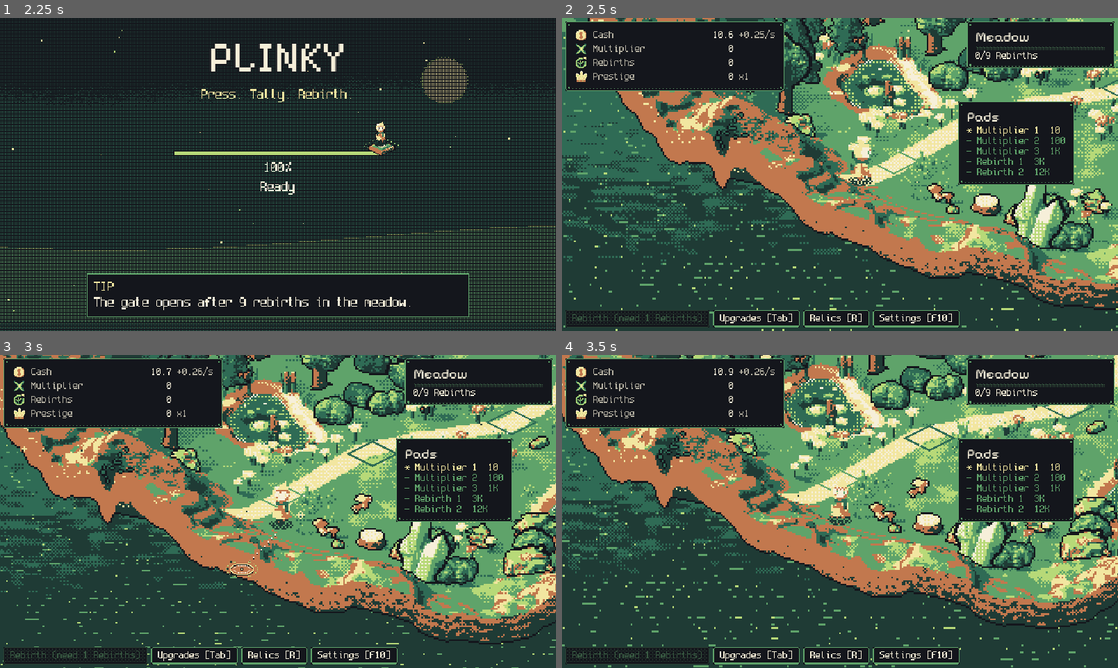
Above: before the commit, frames 1-4 (two rows, left to right).
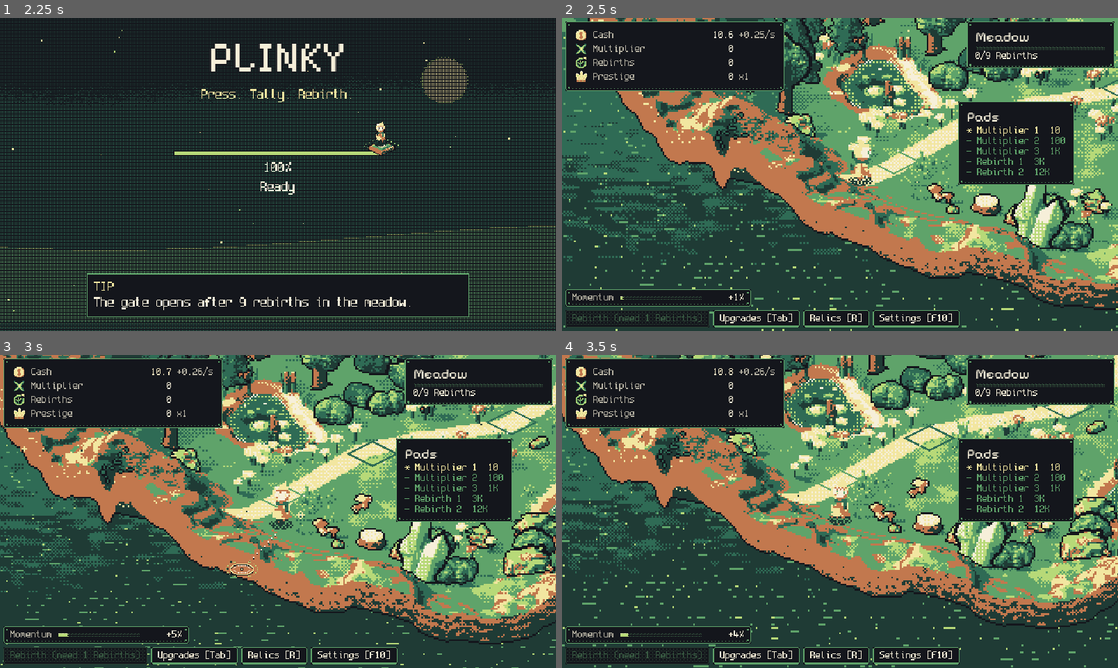
Above: after the commit, the same moments.

Repository: FreezingShock/Plinky
Game: Godot game, scene res://boot/boot.tscn
The game is run twice, just before and just after one commit, with the same random seed, the same clock (stepped at 60 frames per second) and the same inputs.
Inputs (mouse positions are in pixels of both pictures, inside the frame that each line leads up to):
- Up to frame 1 (2.25 s): tap Enter (ui_accept) at 0.5, 0.77, 1.07 s; move the mouse to (400, 158) at 0.52 s; hold D 0.53-1.25 s; tap Space at 0.6 s; click (400, 158) at 0.67 s; drag from (166, 190) to (250, 237) at 1.27 s; move the mouse to (333, 105) at 2.02 s; hold D from 2.03 s (still down); tap 2 at 2.1 s; click (333, 105) at 2.17 s
- Up to frame 2 (2.5 s): keep holding D
- Up to frame 3 (3 s): release D at 2.75 s; drag from (250, 574) to (111, 464) at 2.77 s
- Up to frame 4 (3.5 s): no input

Frame 1 is identical in both runs. In frame 2, 1.9% of the frame differs, in the area x 0-34%, y 86-93%; in frame 3, 1.9%, in the area x 0-34%, y 4-93%; in frame 4, 1.9%.

Commit message:
Rolling HUD counters, floating stat gains, momentum meter behind a setting
Co-Authored-By: Claude Sonnet 5.5 <noreply@anthropic.com>
Claude-Session: https://claude.ai/code/session_01Pmx9dWiKFGcToJwo79WN5Z

Diff:
--- a/tests/run.gd
+++ b/tests/run.gd
@@ -15,6 +15,7 @@
 	"res://tests/test_boot.gd",
 	"res://tests/test_life.gd",
 	"res://tests/test_walk.gd",
+	"res://tests/test_roll.gd",
 ]
 
 
--- /dev/null
+++ b/tests/test_roll.gd
@@ -0,0 +1,39 @@
+extends RefCounted
+
+func run(t: Object) -> void:
+	# step() eases toward the target and lands on it
+	var s: BigNum = BigNum.zero()
+	var to: BigNum = BigNum.from_float(1000.0)
+	var first: BigNum = RollValue.step(s, to, 1.0 / 30.0)
+	t.ok(first.gt(s) and first.lt(to), "step moves partway")
+	var n: int = 0
+	while not s.eq(to) and n < 400:
+		s = RollValue.step(s, to, 1.0 / 30.0)
+		n += 1
+	t.ok(s.eq(to) and n < 400, "step reaches the target")
+	# rolls down too (spending, rebirth reset)
+	var d: BigNum = RollValue.step(BigNum.from_float(500.0), BigNum.zero(), 1.0 / 30.0)
+	t.ok(d.lt(BigNum.from_float(500.0)) and d.gt(BigNum.zero()), "step rolls down")
+	# works at huge magnitudes
+	var big: BigNum = RollValue.step(BigNum.make(1.0, 60), BigNum.make(2.0, 60), 1.0 / 30.0)
+	t.ok(big.gt(BigNum.make(1.0, 60)) and big.lt(BigNum.make(2.0, 60)), "step at 1e60")
+	# gain ratio
+	t.eq(RollValue.gain_ratio(BigNum.zero(), BigNum.one()), 1.0, "gain onto zero counts as 1")
+	t.ok(absf(RollValue.gain_ratio(BigNum.from_float(100.0), BigNum.from_float(25.0)) - 0.25) < 0.001, "gain ratio")
+	# RollValue: first value is shown at once, small gains do not emit, big ones do
+	var rv := RollValue.new()
+	var got: Array[String] = []
+	rv.big_gain.connect(func(a: BigNum) -> void: got.append(a.format()))
+	rv.set_target(BigNum.from_float(100.0))
+	t.eq(rv.text, "100", "first value is not rolled")
+	rv.set_target(BigNum.from_float(102.0))
+	t.eq(got.size(), 0, "small gain does not float")
+	rv.set_target(BigNum.from_float(202.0))
+	t.eq(got, ["100"] as Array[String], "big gain floats once")
+	# whole-number stats never show fractions while rolling
+	rv.shown = BigNum.from_float(150.7)
+	rv._show()
+	t.eq(rv.text, "150", "whole stat floors while rolling")
+	rv.free()
+	# setting is on by default
+	t.ok(DisplaySettings.momentum_meter, "momentum meter defaults on")
--- a/ui/display_panel.gd
+++ b/ui/display_panel.gd
@@ -10,6 +10,7 @@
 var _window_btn: PixelButton
 var _full_btn: PixelButton
 var _hint: Label
+var _momentum_btn: PixelButton
 
 
 func bind(win: Window) -> void:
@@ -49,6 +50,13 @@
 		DisplaySettings.set_fullscreen(_win, true)
 		refresh())
 
+	v.add_child(_caption("HUD"))
+	_momentum_btn = PixelButton.new()
+	_momentum_btn.pressed.connect(func() -> void:
+		DisplaySettings.set_momentum_meter(not DisplaySettings.momentum_meter)
+		refresh())
+	v.add_child(_momentum_btn)
+
 	_hint = Label.new()
 	_hint.custom_minimum_size.x = 220
 	_hint.autowrap_mode = TextServer.AUTOWRAP_WORD
@@ -85,6 +93,7 @@
 	_wide_btn.text = _tag(mode == DisplaySettings.Scale.WIDE, "Wide view")
 	_window_btn.text = _tag(not DisplaySettings.fullscreen, "Windowed")
 	_full_btn.text = _tag(DisplaySettings.fullscreen, "Fullscreen")
+	_momentum_btn.text = "Momentum meter: " + ("on" if DisplaySettings.momentum_meter else "off")
 	if mode == DisplaySettings.Scale.FIT:
 		_hint.text = "Fit fills the window at any size. Texels can differ by one pixel. F11 toggles fullscreen."
 	elif not DisplaySettings.pixel_active(_win):
--- a/ui/display_settings.gd
+++ b/ui/display_settings.gd
@@ -21,6 +21,8 @@
 static var bleed_ready: bool = true
 static var scale_mode: int = Scale.FIT
 static var fullscreen: bool = false
+## HUD momentum meter. On by default; Nathan is still deciding whether it stays.
+static var momentum_meter: bool = true
 static var _loaded: bool = false
 
 
@@ -33,6 +35,7 @@
 		return
 	scale_mode = clampi(int(cfg.get_value(SECTION, "scale", Scale.FIT)), Scale.PIXEL, Scale.WIDE)
 	fullscreen = bool(cfg.get_value(SECTION, "fullscreen", false))
+	momentum_meter = bool(cfg.get_value(SECTION, "momentum_meter", true))
 	# Saves before version 2 stored Pixel perfect, which was the old default. Reset that once to Fit, so a stale
 	# Pixel setting can't leave the view stepping in whole multiples. Pixel perfect is still there in the panel.
 	if int(cfg.get_value(SECTION, "version", 1)) < SETTINGS_VERSION:
@@ -45,6 +48,7 @@
 	cfg.set_value(SECTION, "version", SETTINGS_VERSION)
 	cfg.set_value(SECTION, "scale", scale_mode)
 	cfg.set_value(SECTION, "fullscreen", fullscreen)
+	cfg.set_value(SECTION, "momentum_meter", momentum_meter)
 	cfg.save(PATH)
 
 
@@ -116,3 +120,9 @@
 static func toggle_fullscreen(win: Window) -> void:
 	load_settings()
 	set_fullscreen(win, not fullscreen)
+
+
+static func set_momentum_meter(on: bool) -> void:
+	load_settings()
+	momentum_meter = on
+	save_settings()
--- a/ui/dither_bar.gd
+++ b/ui/dither_bar.gd
@@ -10,6 +10,14 @@
 		v = clampf(v, 0.0, 1.0)
 		if v != value:
 			value = v
+			queue_redraw()
+
+
+## Fill colour. Left transparent it falls back to the good role.
+var fill: Color = Color(0, 0, 0, 0):
+	set(v):
+		if v != fill:
+			fill = v
 			queue_redraw()
 
 
@@ -26,12 +34,13 @@
 		for x in w - 2:
 			if BAYER[((y + 1) % 4) * 4 + ((x + 1) % 4)] < 5:
 				draw_rect(Rect2(x + 1, y + 1, 1, 1), track)
+	var fc: Color = fill if fill.a > 0.0 else RelicStyle.good
 	var f: int = int(float(w - 2) * value)
 	if f > 0:
-		draw_rect(Rect2(1, 1, f, 4), RelicStyle.good)
+		draw_rect(Rect2(1, 1, f, 4), fc)
 		for x in range(0, f, 2):
 			draw_rect(Rect2(1 + x, 1, 1, 1), RelicStyle.text)
 		# dithered leading edge
 		for y in 4:
 			if f + 1 < w - 1 and BAYER[((y + 1) % 4) * 4 + ((f + 1) % 4)] < 8:
-				draw_rect(Rect2(1 + f, 1 + y, 1, 1), RelicStyle.good)
+				draw_rect(Rect2(1 + f, 1 + y, 1, 1), fc)
--- a/ui/fx/fx_config.gd
+++ b/ui/fx/fx_config.gd
@@ -7,6 +7,13 @@
 const POPUP_LIFE := 0.8
 const POPUP_RISE_TEXELS := 18.0
 const COUNTER_TICK_TIME := 0.35
+## Rolling counters: time constant of the ease (s), snap distance (relative), and the gain size that earns a float.
+const ROLL_TIME := 0.16
+const ROLL_SNAP := 0.002
+const ROLL_HZ := 30.0
+const BIG_GAIN_RATIO := 0.15
+const BIG_GAIN_FLASH := 0.35
+const SMALL_GAIN_FLASH := 0.12
 const SHAKE_DECAY := 6.0
 const SHAKE_MAX_TEXELS := 3.0
 const FLASH_FRAMES := 3
--- a/ui/fx/popup_number.gd
+++ b/ui/fx/popup_number.gd
@@ -8,13 +8,18 @@
 static var ui_theme: Theme  # set by fx_bus from the Main control's theme
 
 static func spawn(parent: Node, pos: Vector2, amount: float, big := false) -> PopupNumber:
+	return spawn_text(parent, pos, "+" + NumberFormat.short(amount), big)
+
+## Same popup with ready-made text (BigNum gains, "+3 Prestige"). Under a Control parent the theme is inherited.
+static func spawn_text(parent: Node, pos: Vector2, label: String, big := false) -> PopupNumber:
 	var p := PopupNumber.new()
-	p.text = "+" + NumberFormat.short(amount)
+	p.text = label
 	p.position = FxConfig.snap(pos)
 	p.z_index = 100
 	# Font, colour and outline come from plinky_theme.tres (PopupLabel = Pixelify Sans 16),
 	# so they re-tint per zone. Nearest filtering keeps glyph edges hard.
-	p.theme = ui_theme
+	if ui_theme != null:
+		p.theme = ui_theme
 	p.theme_type_variation = &"PopupLabel"
 	p.texture_filter = CanvasItem.TEXTURE_FILTER_NEAREST
 	p.mouse_filter = Control.MOUSE_FILTER_IGNORE
--- /dev/null
+++ b/ui/fx/roll_value.gd
@@ -0,0 +1,89 @@
+class_name RollValue
+extends Label
+## Rolling stat counter. Call set_target() with the real BigNum; the shown number eases toward it in
+## 30 Hz steps (pixel feel), flashes on a gain, and emits big_gain when a jump is large.
+## Whole-number stats roll in whole numbers. The first value is shown at once, never rolled up from zero.
+
+signal big_gain(amount: BigNum)
+
+var target: BigNum = BigNum.zero()
+var shown: BigNum = BigNum.zero()
+var _primed: bool = false
+var _whole: bool = false
+var _accum: float = 0.0
+var _flash: Tween
+
+
+## One ease step. Pure, so tests can run it without a scene.
+static func step(from: BigNum, to: BigNum, dt: float) -> BigNum:
+	var diff: BigNum = to.sub(from)
+	if diff.is_zero():
+		return to
+	var ref: BigNum = to if not to.is_zero() else from
+	if absf(diff.div(ref).to_float()) < FxConfig.ROLL_SNAP:
+		return to
+	var k: float = 1.0 - exp(-dt / FxConfig.ROLL_TIME)
+	return from.add(diff.mul(BigNum.from_float(k)))
+
+
+## Gain relative to the value before it. A gain onto zero counts as 1.
+static func gain_ratio(before: BigNum, gain: BigNum) -> float:
+	if before.is_zero():
+		return 1.0
+	return gain.div(before).to_float()
+
+
+func _ready() -> void:
+	texture_filter = CanvasItem.TEXTURE_FILTER_NEAREST
+
+
+func set_target(v: BigNum) -> void:
+	if not _primed:
+		_primed = true
+		target = v
+		shown = v
+		_whole = _is_whole(v)
+		_show()
+		return
+	if v.gt(target):
+		var gain: BigNum = v.sub(target)
+		var ratio: float = gain_ratio(target, gain)
+		_flash_gain(ratio >= FxConfig.BIG_GAIN_RATIO)
+		if ratio >= FxConfig.BIG_GAIN_RATIO:
+			big_gain.emit(gain)
+	target = v
+	_whole = _is_whole(v)
+
+
+func _process(delta: float) -> void:
+	_accum += delta
+	if _accum < 1.0 / FxConfig.ROLL_HZ:
+		return
+	var dt: float = _accum
+	_accum = 0.0
+	if shown.eq(target):
+		return
+	shown = step(shown, target, dt)
+	_show()
+
+
+func _show() -> void:
+	var d: BigNum = shown
+	if _whole and d.e < 15:
+		d = BigNum.from_float(floorf(d.to_float()))
+	text = d.format()
+
+
+func _is_whole(v: BigNum) -> bool:
+	return v.e < 15 and v.to_float() == floorf(v.to_float())
+
+
+func _flash_gain(big: bool) -> void:
+	if FxConfig.reduce_flashing or not is_inside_tree():
+		return
+	if _flash != null and _flash.is_valid():
+		_flash.kill()
+	var hot: Color = RelicStyle.accent if big else RelicStyle.text
+	modulate = Color(hot.r, hot.g, hot.b, modulate.a)
+	_flash = create_tween()
+	_flash.tween_property(self, "modulate", Color.WHITE, FxConfig.BIG_GAIN_FLASH if big else FxConfig.SMALL_GAIN_FLASH)
--- a/ui/hud.gd
+++ b/ui/hud.gd
@@ -28,6 +28,7 @@
 var _zones_key: String = ""
 var _pad_list: PadList
 var _gate_bar: DitherBar
+var _momentum: MomentumMeter
 
 
 func setup(p_sim: Sim) -> void:
@@ -40,6 +41,9 @@
 	_build_bottom()
 	_build_upgrades()
 	_build_pad_list()
+	_momentum = MomentumMeter.new()
+	add_child(_momentum)
+	_momentum.setup(sim)
 	_offline = Label.new()
 	_offline.theme_type_variation = &"CaptionLabel"
 	_offline.position = Vector2(8, 282)
@@ -94,7 +98,8 @@
 		name_l.custom_minimum_size.x = 66
 		name_l.modulate = Color(1, 1, 1, 0.7)
 		h.add_child(name_l)
-		var val := Label.new()
+		var val := RollValue.new()
+		val.big_gain.connect(_float_gain.bind(val, def.display_name, sid))
 		val.custom_minimum_size.x = 90
 		val.horizontal_alignment = HORIZONTAL_ALIGNMENT_RIGHT
 		h.add_child(val)
@@ -103,6 +108,14 @@
 		h.add_child(rate)
 		_rows[sid] = [val, rate]
 	_prestige_label = _rows.get(&"prestige", [null, null])[1]
+
+
+## Big jumps in a stat float up beside its counter. Cash is left out: every press already pops its own number.
+func _float_gain(amount: BigNum, val: RollValue, stat_name: String, sid: StringName) -> void:
+	if sid == &"cash":
+		return
+	var at: Vector2 = val.global_position - global_position + Vector2(val.size.x * 0.5, -6.0)
+	PopupNumber.spawn_text(self, at, "+%s %s" % [amount.format(), stat_name], true)
 
 
 func _build_gate() -> void:
@@ -220,6 +233,10 @@
 		var gp: Vector2 = Vector2(frame.x - _gate_panel.size.x - 4.0, 4.0)
 		if _gate_panel.position != gp:
 			_gate_panel.position = gp
+	if _bottom != null and _momentum != null:
+		var mp: Vector2 = Vector2(4.0, frame.y - _bottom.size.y - _momentum.size.y - 8.0)
+		if _momentum.position != mp:
+			_momentum.position = mp
 	if _bottom != null:
 		var bp: Vector2 = Vector2(4.0, frame.y - _bottom.size.y - 4.0)
 		if _bottom.position != bp:
@@ -229,7 +246,7 @@
 func _refresh() -> void:
 	for sid: StringName in _rows:
 		var pair: Array = _rows[sid]
-		(pair[0] as Label).text = sim.get_stat(sid).format()
+		(pair[0] as RollValue).set_target(sim.get_stat(sid))
 		var inc: BigNum = sim.income_per_second(sid)
 		(pair[1] as Label).text = "+%s/s" % inc.format() if not inc.is_zero() else ""
 	if _prestige_label != null:
--- /dev/null
+++ b/ui/momentum_meter.gd
@@ -0,0 +1,56 @@
+class_name MomentumMeter
+extends PanelContainer
+## Walking charges momentum (0..1), standing drains it. Shows the bar and the income bonus it gives.
+## Behind DisplaySettings.momentum_meter (on by default), so Nathan can judge it and switch it off.
+
+const BAR_WIDTH: float = 96.0
+
+var _sim: Sim
+var _bar: DitherBar
+var _value: Label
+var _shown: float = 0.0
+var _blink: float = 0.0
+
+
+func setup(p_sim: Sim) -> void:
+	_sim = p_sim
+	mouse_filter = Control.MOUSE_FILTER_IGNORE
+	add_theme_stylebox_override("panel", AsciiBox.make(AsciiBox.Kind.PANEL, 8.0, 4.0))
+	var h := HBoxContainer.new()
+	h.add_theme_constant_override("separation", 6)
+	h.mouse_filter = Control.MOUSE_FILTER_IGNORE
+	add_child(h)
+	var cap := Label.new()
+	cap.text = "Momentum"
+	cap.modulate = Color(1, 1, 1, 0.7)
+	h.add_child(cap)
+	var bar_box := CenterContainer.new()
+	bar_box.mouse_filter = Control.MOUSE_FILTER_IGNORE
+	h.add_child(bar_box)
+	_bar = DitherBar.new(BAR_WIDTH)
+	bar_box.add_child(_bar)
+	_value = Label.new()
+	_value.custom_minimum_size.x = 42
+	_value.horizontal_alignment = HORIZONTAL_ALIGNMENT_RIGHT
+	h.add_child(_value)
+	_apply()
+
+
+func _process(delta: float) -> void:
+	var on: bool = DisplaySettings.momentum_meter and _sim != null
+	if visible != on:
+		visible = on
+	if not on:
+		return
+	_shown = move_toward(_shown, _sim.momentum, delta * 1.5)
+	_blink += delta
+	_apply()
+
+
+func _apply() -> void:
+	_bar.value = _shown
+	var full: bool = _sim.momentum >= 0.995
+	var pulse: bool = full and not FxConfig.reduce_flashing and fmod(_blink, 0.6) < 0.3
+	_bar.fill = RelicStyle.accent if full else RelicStyle.good
+	_value.text = "+%d%%" % roundi(_sim.momentum * _sim.config.momentum_max_bonus * 100.0)
+	_value.modulate = RelicStyle.accent if pulse else Color.WHITE
Not shown, changed: docs/decisions.md
